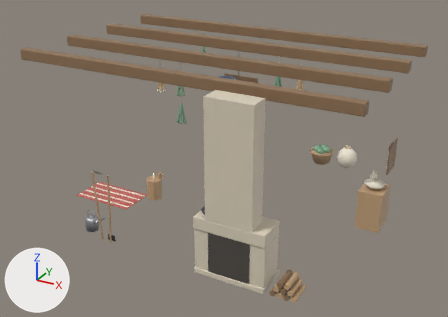
Renders of the glTF model assets/lavine/ale_room.glb from each side of a commit.
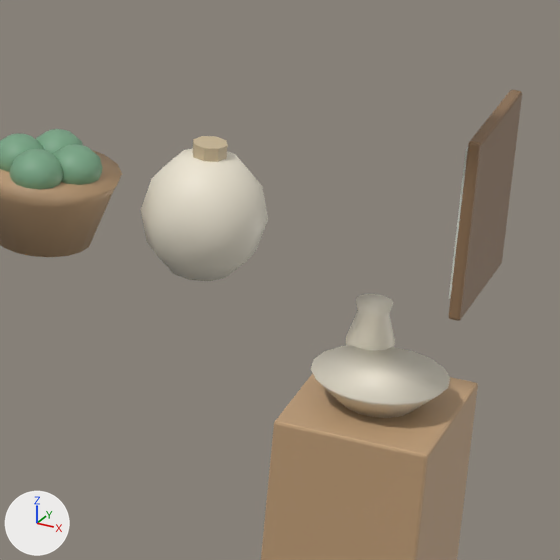
Each version appears first whole from a 50 mm lens placed at (6.13, -11.26, 6.46), pointed at (0.1, -0.29, 0.98), and next in a close-up on the part from 70% to 90% of the width and 39% to 67% of the height. Arrows for +X, +Y and +Z are at lower left; the lights stay in place. The first two pictures are the older version. Vertices at exactly the same position are counted once.

Objects in the first close-up: 'ale_room'.
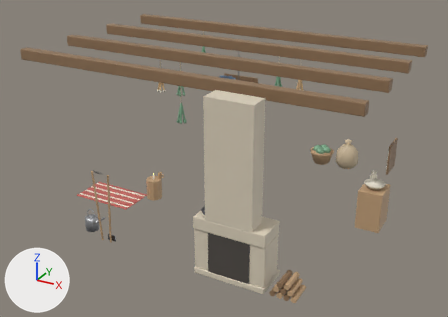
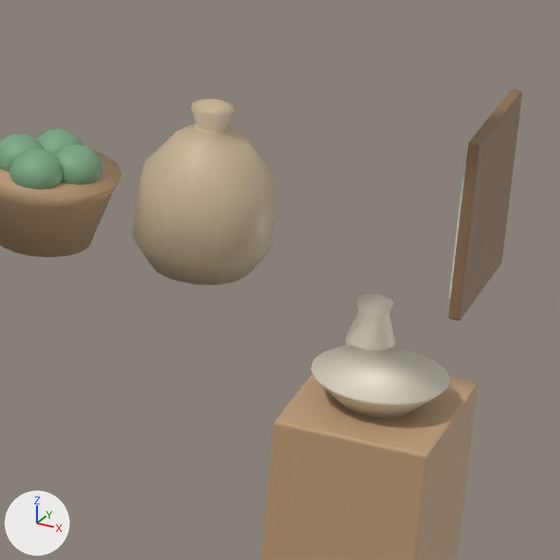
Where the change shows, as pixel boxes [x1, y1, x2, y2] in the close-ups (560 x 560 px):
```json
{"part": 1, "of": "me_cube", "change": "added", "after": [194, 123, 230, 135]}
{"part": 2, "of": "me_cube", "change": "rebuilt", "before": [141, 148, 268, 281], "after": [132, 99, 274, 285], "on screen": "12% wider, 40% taller"}
{"part": 3, "of": "me_cube", "change": "deleted", "before": [192, 136, 228, 162], "on screen": "beige"}
```

Scene script edits in JSON lines:
```json
{"op": "add", "block": "mat_burlap", "code": ["mat_burlap = principled_material('Burlap')", "mat_burlap.base_color = (0.6, 0.48, 0.32)  # beige #cbb899"]}
{"block": "me_cube", "where": "# used by ob_ale_room; location = (0.0, -2.1, 3.27)"}
{"op": "remove", "block": "me_cube", "code": "me_cube.from_pydata(...)  # 3892 vertices, 7188 faces; spans x -3.65..3.65, y -1.05..5.24, z -3.33..0.13"}
{"op": "add", "block": "me_cube", "code": "me_cube.from_pydata(...)  # 4018 vertices, 7444 faces; spans x -3.65..3.65, y -1.05..5.24, z -3.27..0.13"}
{"block": "me_cube", "change": "me_cube part 1: a new loose piece, a torus around z (ring radius 0.06, tube radius 0.012) spanning x 1.878..2.022, y 4.778..4.922, z -2.692..-2.668, in mat_rope (beige #cebc99)"}
{"block": "me_cube", "change": "me_cube part 2: the loose piece of 52 vertices spanning x 1.71..2.19, y 4.6..5.1, z -3.33..-2.77 is rebuilt with 98 vertices and now spans x 1.67..2.23, y 4.58..5.12, z -3.27..-2.57, in mat_burlap (beige #cbb899)"}
{"block": "me_cube", "change": "me_cube part 3: the loose piece of 16 vertices spanning x 1.88..2.02, y 4.78..4.92, z -2.82..-2.74 is deleted"}
{"op": "add", "block": "me_cube", "code": "me_cube.materials.append(mat_burlap)  # beige #cbb899"}
```
